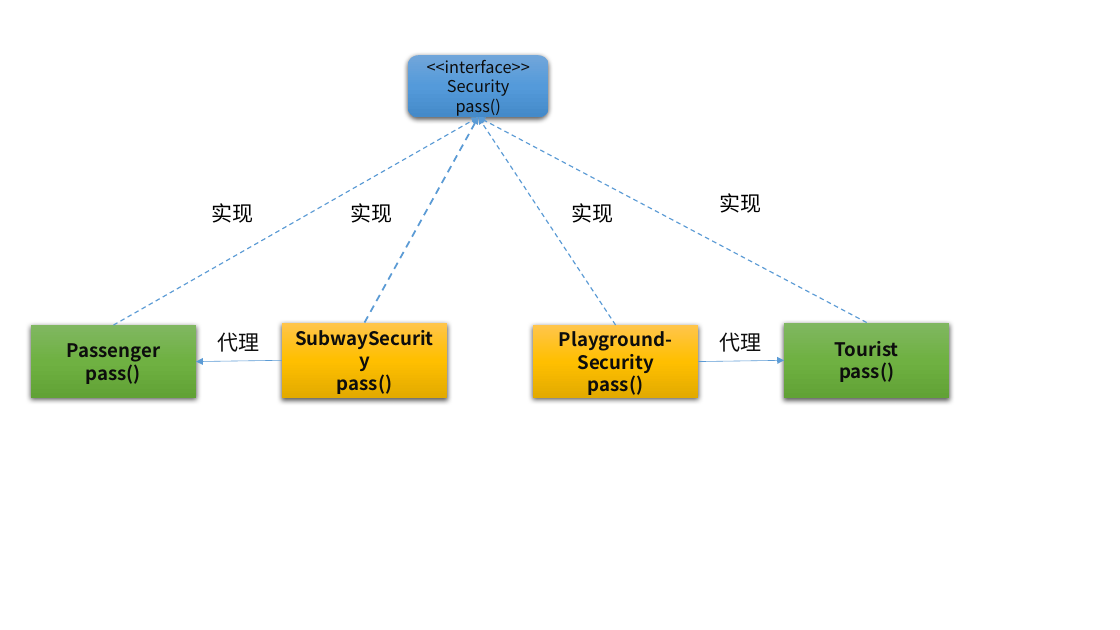
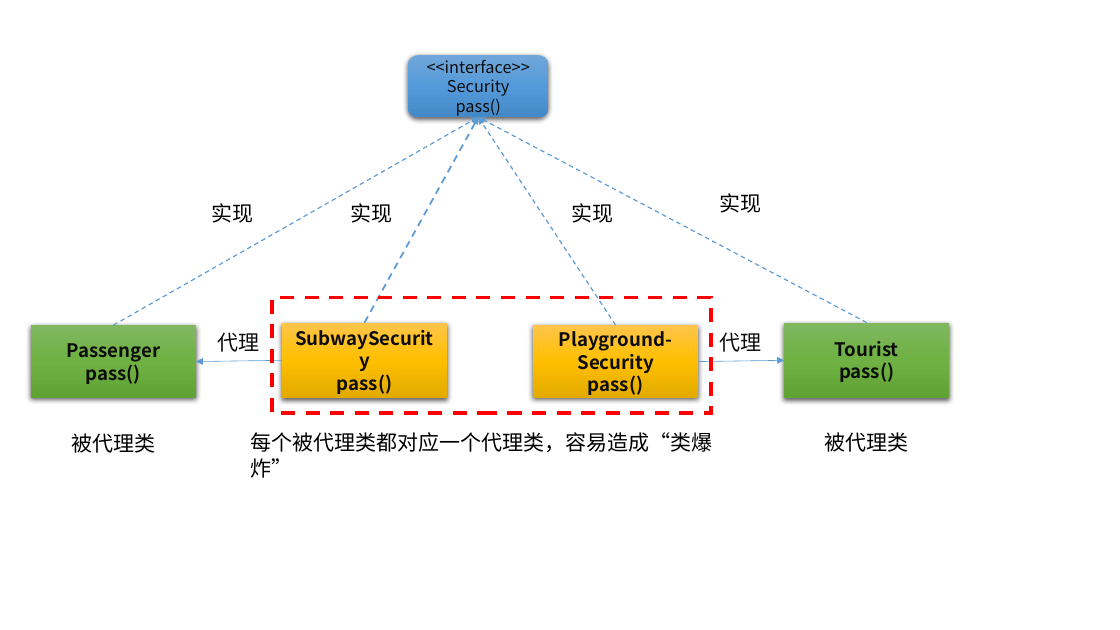
Before and after one commit to StephenHuge/MyCodesBackup, a slide deck: slide 2 of MySpring/代理模式.pptx. Drawn at 1120x630 pixels with LibreOffice and Linux fonts; fonts in the diff are those of the drawing. Boxes give left, top, right and bottom in pixels: in the first picture for what was removed or moved away, otherwise in the second. Text is boxed around its words. In the diff, an @@ line names an element or a change of style, - is before the commit and + after.

Commit message:
update static proxy pic

```diff
--- a/MySpring/代理模式.pptx
+++ b/MySpring/代理模式.pptx
@@ rectangle added at (272,297,712,413), outline #FF0000 3 pt dashed @@
@@ text added at (71,433,155,453), 18 pt, text #000000 @@
+被代理类
@@ text added at (251,432,713,452), 18 pt, text #000000 @@
+每个被代理类都对应一个代理类，容易造成“类爆炸”
@@ text added at (825,432,909,452), 18 pt, text #000000 @@
+被代理类
```
